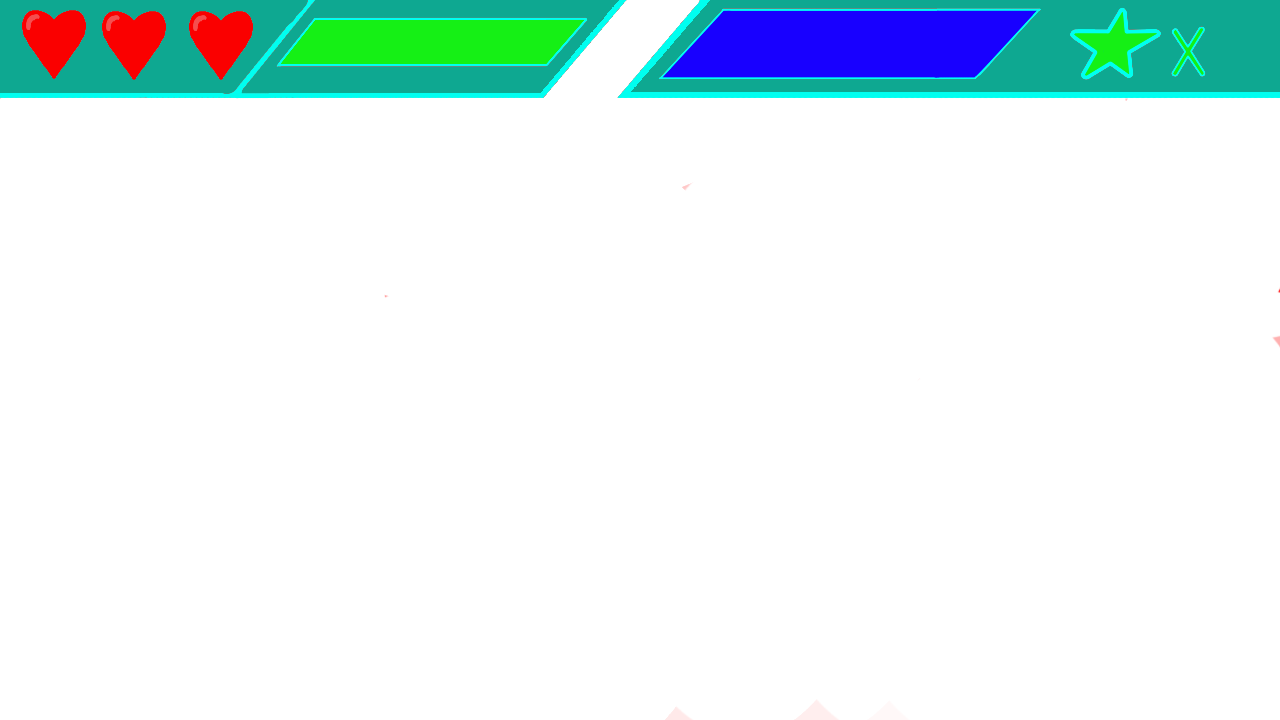
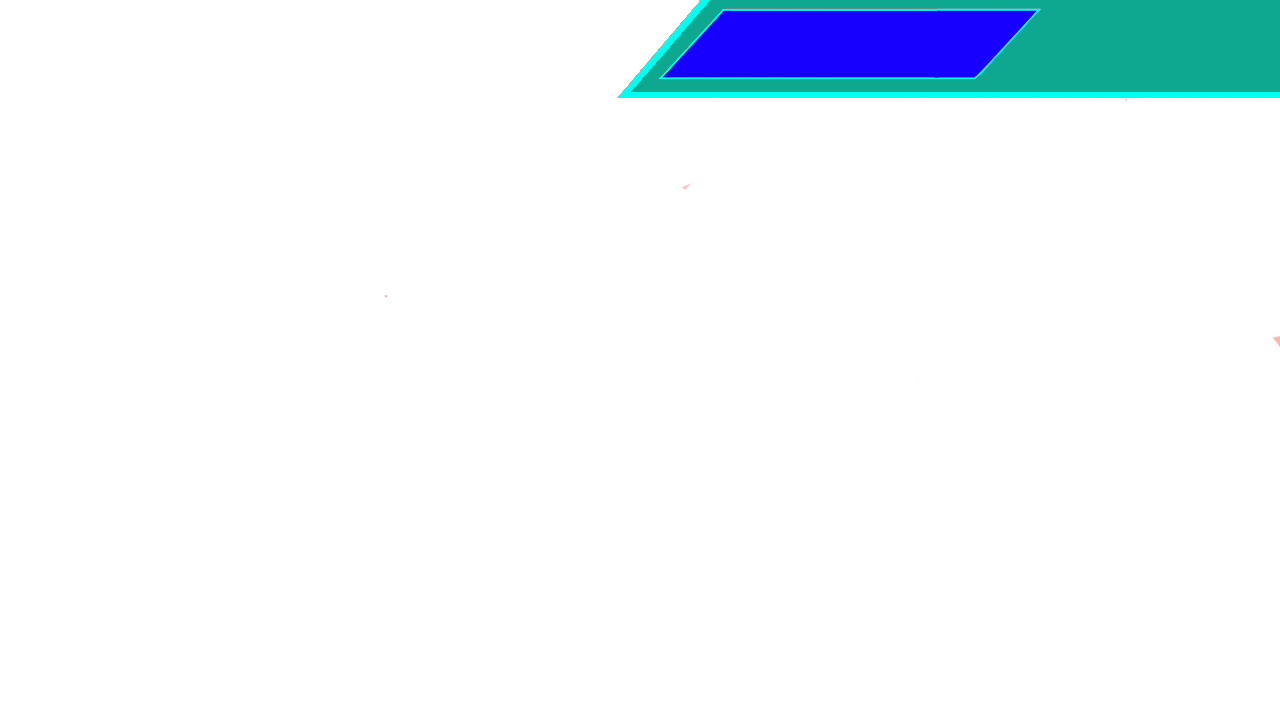
The second w=1280, h=720 image is a revision of the first. Changes to its layers:
hid "stamina" over [276, 17, 588, 67]
hid "score" over [665, 7, 1280, 720]
hid "hp 3" over [22, 10, 86, 79]
hid "hp 2" over [189, 11, 253, 80]
hid "hp 1" over [102, 11, 166, 80]
renamed "background colour" to "omranding links", hid it, moved it above "omranding", painted on it over [0, 0, 1280, 294]
painted on "omranding" over [0, 0, 1280, 294]
